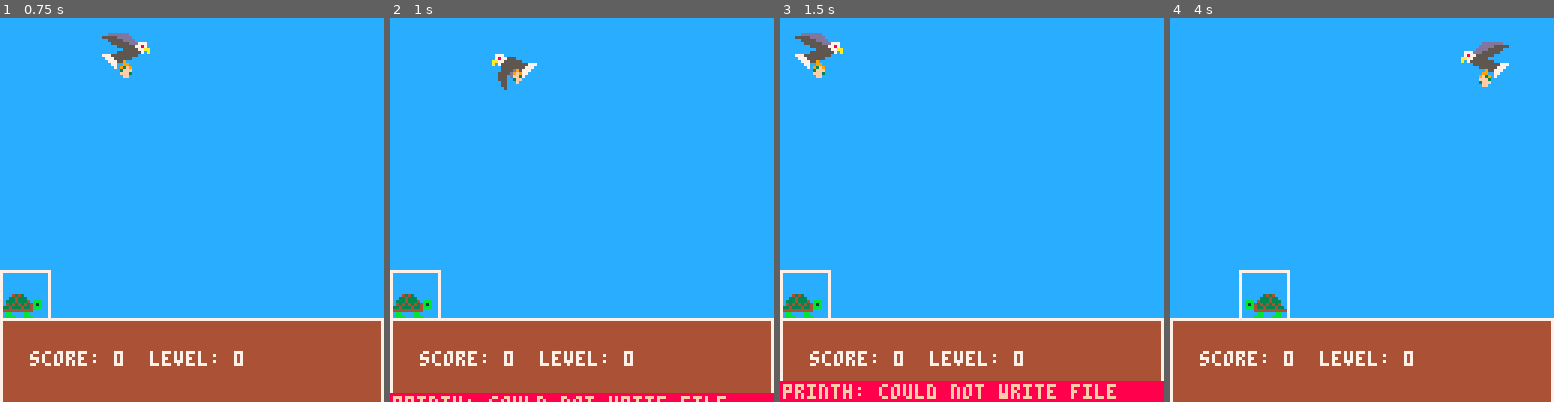
Above: before the commit, frames 1-4 (left to right).
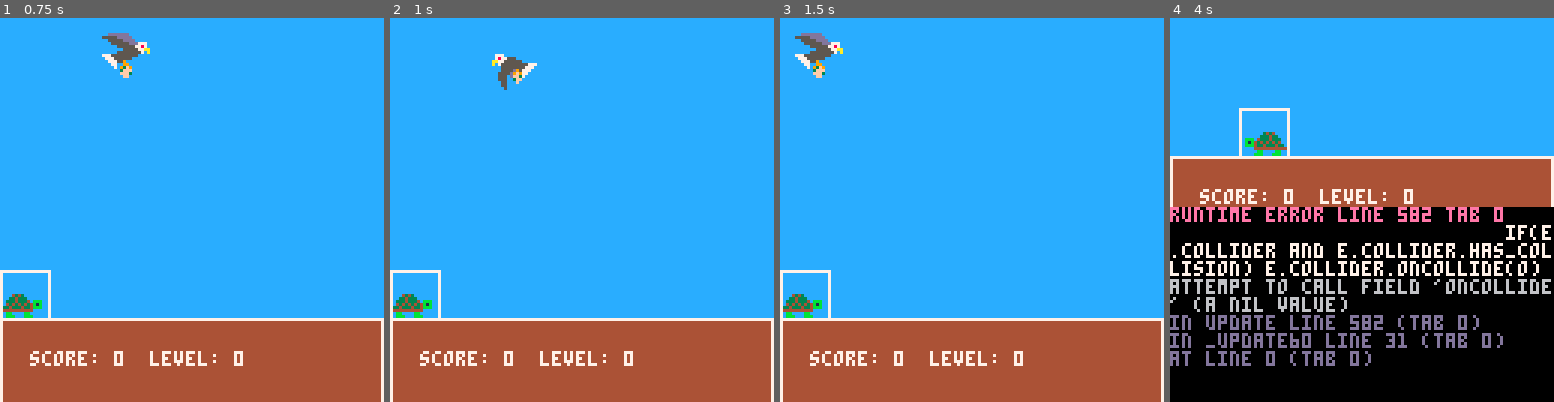
Above: after the commit, the same moments.

Repository: NicolaMigliore/parascute
Game: PICO-8 cartridge parascute.p8
Two runs of this game, one before a commit and one after it. Both use one fixed random seed, a clock stepped at 60 frames per second and the inputs below.
Inputs:
- Up to frame 1 (0.75 s): tap X (X key) at 0.33 s; tap O (Z key) at 0.7 s
- Up to frame 2 (1 s): no input
- Up to frame 3 (1.5 s): tap X (X key) at 1.07 s
- Up to frame 4 (4 s): hold Right 1.6-2.1 s; tap O (Z key) every 0.4 s from 1.7 to 3.7 s; tap X (X key) at 1.85, 2.97 s; hold Up 2.15-2.42 s; hold Right 2.47-3.03 s; hold Left 3.08-3.58 s; hold Down 3.63-3.97 s

Frame 1 is identical in both runs. In frame 2, 2.3% of the frame differs, in the area x 0-100%, y 97-100%; in frame 3, 5.5%; in frame 4, 65%, in the area x 0-100%, y 6-100%.
Error after the commit: runtime error line 582 tab 0; if(e.collider and e.collider.has_collision) e.collider.oncollide(o); attempt to call field 'oncollide' (a nil value)

Commit message:
Cleaned code

Diff:
--- a/scripts/components.lua
+++ b/scripts/components.lua
@@ -33,16 +33,6 @@
         active_anim = _active_anim,
     }
     a.set_animation = _set_anim
-    -- a.set_animation = function(_name,_spr)
-    --     if a.active_anim != _name then
-    --         if a.animations[_name] then
-    --             a.active_anim = _name
-    --         else
-    --             a.active_anim = "idle"
-    --         end
-    --         _spr.spr_i = 1
-    --     end
-    -- end
     return a
 end
 
--- a/scripts/eagle.lua
+++ b/scripts/eagle.lua
@@ -70,7 +70,6 @@
     local rnd_val = rnd(10)
     -- switch direction
     if rnd_val > 9.9 then
-        log("switch")
         if _e.intention.left then
             _e.intention.left = false
             _e.intention.right = true
@@ -78,7 +77,6 @@
             _e.intention.left = true
             _e.intention.right = false
         end
-        -- debug = rnd_val .." ".. (_e.intention.left and "true" or "false")
     end
 
     -- advance drop timer
--- a/scripts/main.lua
+++ b/scripts/main.lua
@@ -30,12 +30,9 @@
     physics_system.update()
     animation_system.update()
     trigger_system.update()
-    _player_u()
 end
 
 function _draw()
-
-    -- _player_d()
     gs.update()
     _ui_d()
 
--- a/scripts/player.lua
+++ b/scripts/player.lua
@@ -5,14 +5,6 @@
 
     player_speed = 0.5
     player_jump_force = 15
-
-    -- local anim_walk = new_animation({
-    --     new_sprite({8,0,16,16}),
-    --     new_sprite({24,0,16,16}),
-    --     new_sprite({40,0,16,16}),
-    --     new_sprite({56,0,16,16})},
-    --     0.05
-    -- )
 
     player = new_entity({
         kind = "player",
@@ -25,7 +17,7 @@
         }),
         control = new_control(⬅️,➡️,⬆️,⬇️,0.7,1,player_input),
         intention = new_intention(),
-        collider = new_collider(0,0,16,16,true,player_collide),
+        collider = new_collider(0,0,16,16,true,nil),
         animation = new_animation({
             idle = {
                 frames = {
@@ -88,30 +80,6 @@
     add(entities,player)
 end
 
-function _player_u()
-    --move
-    -- transition_timer += 1
-    -- if transition_timer > transition_time then
-    --     transition_timer = 0
-    -- end
-
-    -- transition_perc = transition_timer / transition_time
-    -- local dx = 128
-    -- player.position.x = flr(transition_perc * dx)
-
-    -- manage input
-    --player_input_old()
-
-    --update animations
-    -- if player.sprite.spr_i < #player.sprite.sprites + 1 - player.sprite.anim_speed then
-    --     player.sprite.spr_i += player.sprite.anim_speed
-    -- else
-    --     player.sprite.spr_i = 1
-    -- end
-
-
-end
-
 function player_input(_e)
     -- player movement
     _e.intention.left = btn(_e.control.left)
@@ -123,23 +91,6 @@
         -- or _e.intention.up
         -- or _e.intention.down
     _e.intention.is_jumping = _e.intention.up
-end
-
-function delete_entity(_e)
-    log("------------")
-    log("len: "..#entities)
-    del(entities, _e)
-    log("len: "..#entities)
-end
-
---- Handle player collisions
--- @param _ce: Collided entity, a reference to the entity the player collided with
-function player_collide(_ce)
-    --log("Hit entity: ".._ce.kind)
-    if _ce.kind == "egg" then
-        --_ce.collider = nil
-        -- delete_entity(_ce)
-    end
 end
 
 function player_input_old()
--- a/scripts/systems.lua
+++ b/scripts/systems.lua
@@ -69,16 +69,11 @@
                 local anim_speed = cur_animation.speed
                 e.sprite.sprites = cur_animation.frames
 
-                -- if e.animation.active_anim == "move" then
-                --     log(e.animation.active_anim..": "..e.sprite.spr_i)
-                -- end
-                    -- progress animation
+                -- progress animation
                 if e.sprite.spr_i < #e.sprite.sprites + 1 - anim_speed then
                     e.sprite.spr_i += anim_speed
                 elseif cur_animation.loop then
                     e.sprite.spr_i = 1
-                -- elseif e.sprite.spr_i > #e.sprite.sprites then
-                --     e.sprite.spr_i = #e.sprite.sprites
                 end
             end
         end
